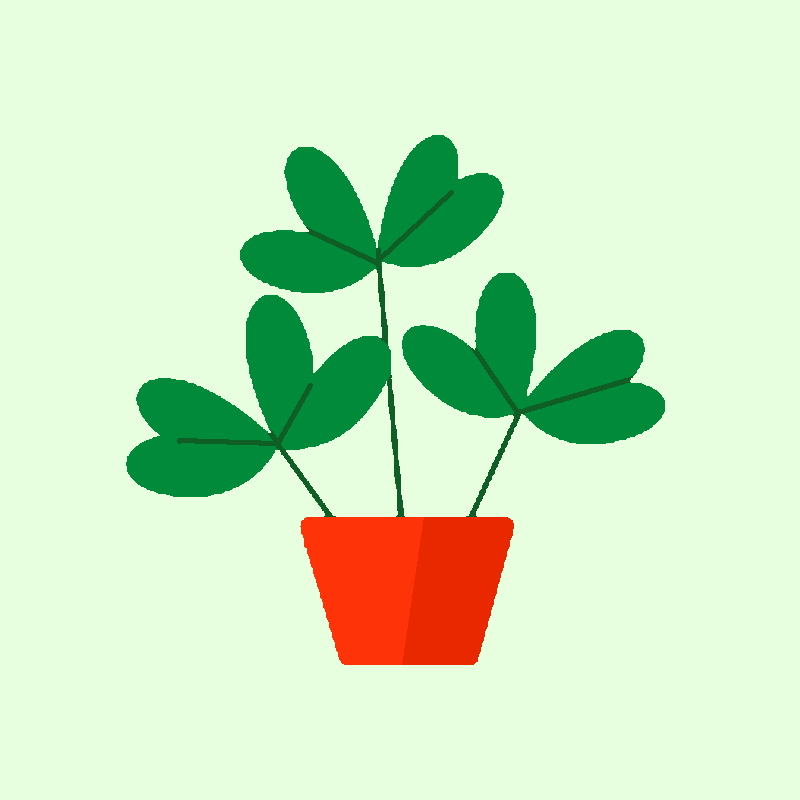
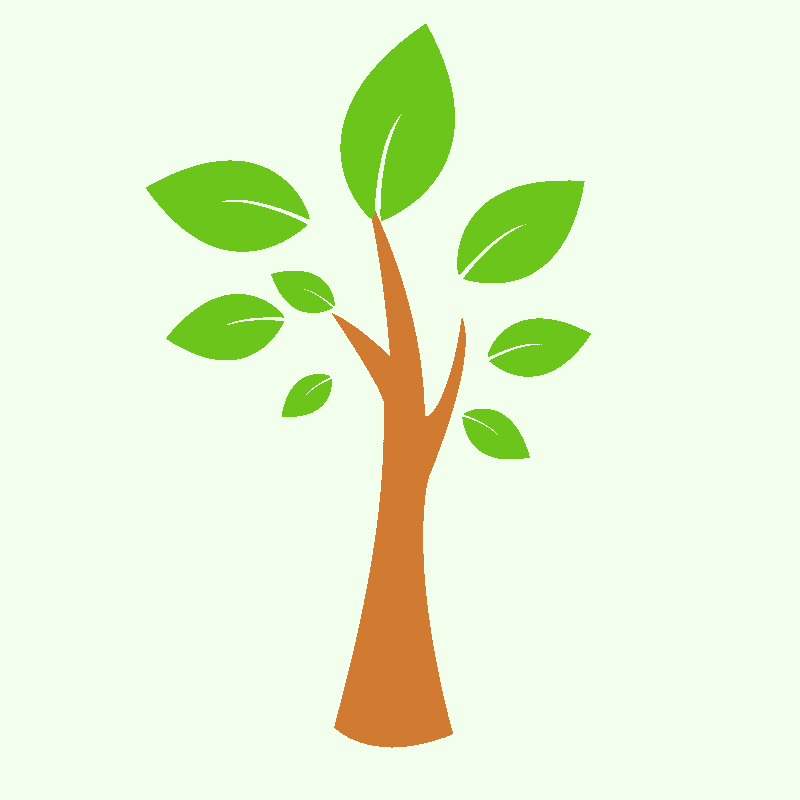
Layered file, before and after one edit (800x800). Changes by layer:
renamed "image" to "back", painted on it over [126, 24, 665, 748]
painted on "background" over [0, 0, 800, 800]
